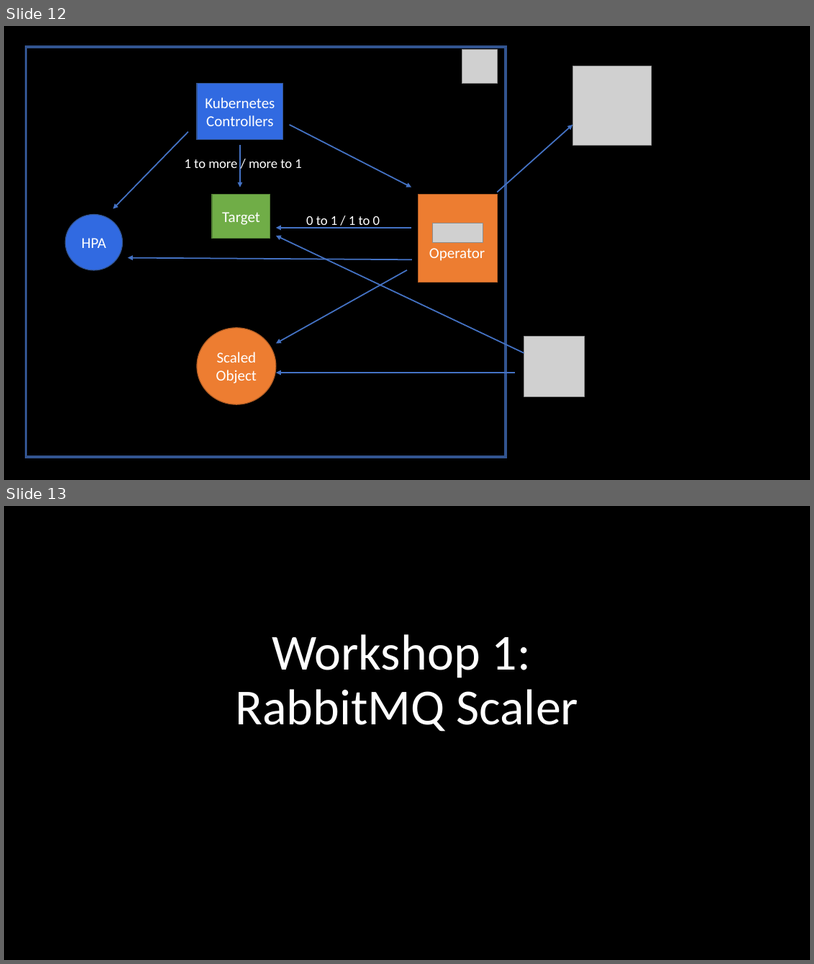
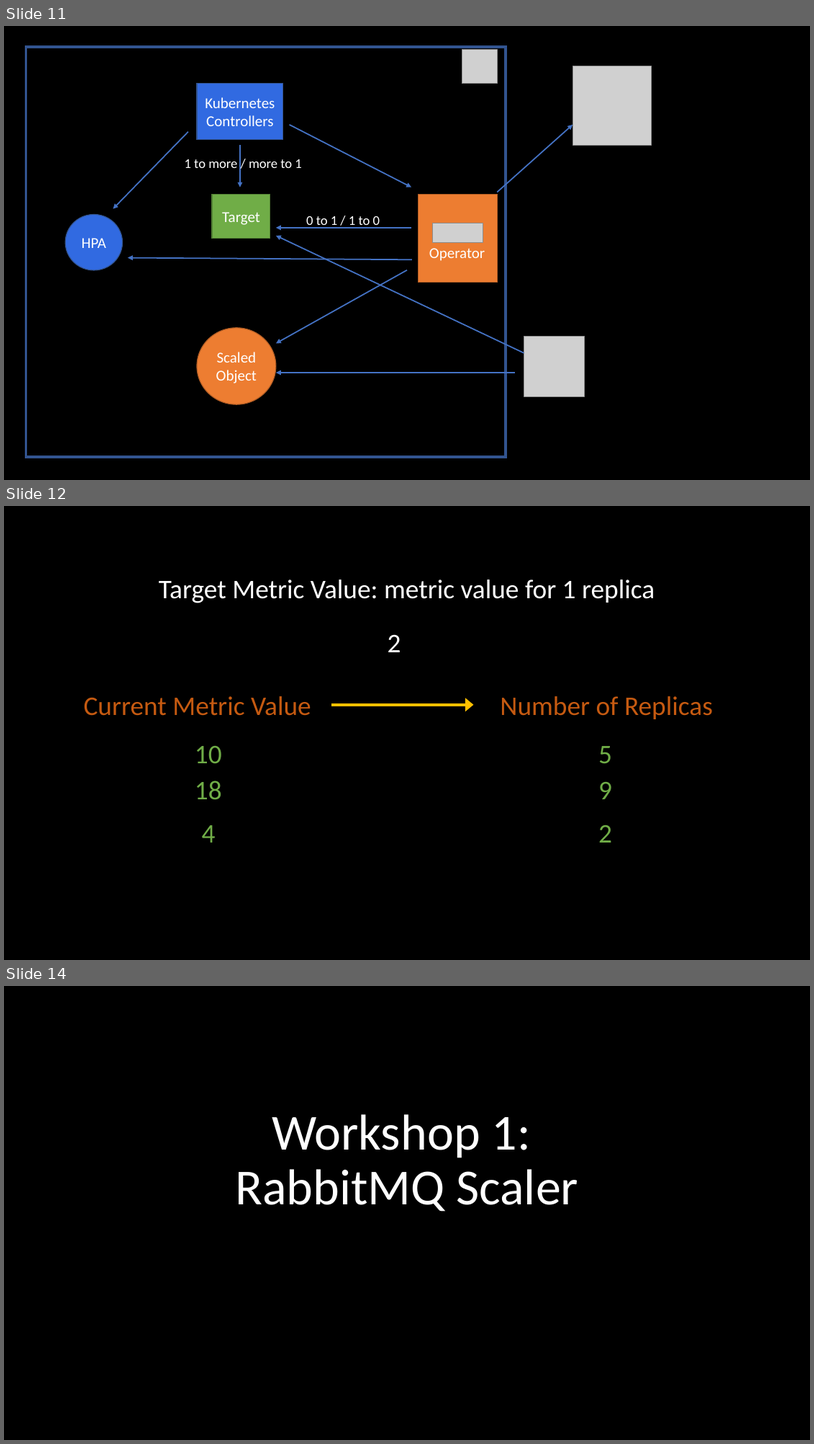
Before and after one commit to eashi/keda-workshop, a slide deck: preso.pptx. Shown one above the other, each under a label of ours: slides 12 and 13 before the commit, slides 11, 12 and 14 after it; the slides between them are not shown. The pictures are 814x964 and 814x1444 pixels, drawn with LibreOffice and Linux fonts; fonts in the diff are those of the drawing; grey boxes stand for pictures. Boxes give left, top, right and bottom in pixels: in the first picture for what was removed or moved away, otherwise in the second. Text is boxed around its words. In the diff, an @@ line names an element or a change of style, - is before the commit and + after.

Commit message:
fix targetMetricValue explanation

```diff
--- a/preso.pptx
+++ b/preso.pptx
@@ slide 12 added at box(4, 506, 810, 960), background #000000 @@
@@ text added at box(159, 579, 655, 603), 32 pt, text #FFFFFF @@
+Target Metric Value: metric value for 1 replica
@@ text added at box(388, 634, 401, 652), 32 pt, text #FFFFFF @@
+2
@@ text added at box(84, 696, 311, 716), 32 pt, text #C55A11 @@
+Current Metric Value
@@ text added at box(500, 696, 713, 719), 32 pt, text #C55A11 @@
+Number of Replicas
@@ arrow added from (332, 705) to (474, 705), #FFC000 3.25 pt @@
@@ text added at box(195, 746, 222, 763), 32 pt, text #70AD47 @@
+10
@@ text added at box(599, 746, 612, 763), 32 pt, text #70AD47 @@
+5
@@ text added at box(195, 780, 222, 800), 32 pt, text #70AD47 @@
+18
@@ text added at box(599, 782, 612, 799), 32 pt, text #70AD47 @@
+9
@@ text added at box(202, 825, 216, 842), 32 pt, text #70AD47 @@
+4
@@ text added at box(599, 825, 612, 842), 32 pt, text #70AD47 @@
+2
@@ what was slide 12 is now slide 11 @@
@@ what was slide 13 is now slide 14 @@
```
Also in this commit, not shown: 4 slides changed.
